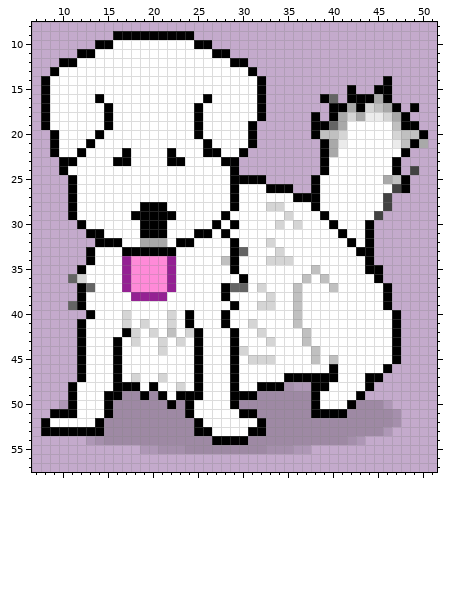
Edited in one commit: pixel-art sprite (img/forest-sit-1.png). This is how it looked before the edit.
The file is 64x64 pixels. Pixels under 10% opacity are left out. Colours within 5 levels of each other are drawn and written as one. Shown: x 7..51, y 8..57.
Now the later version:
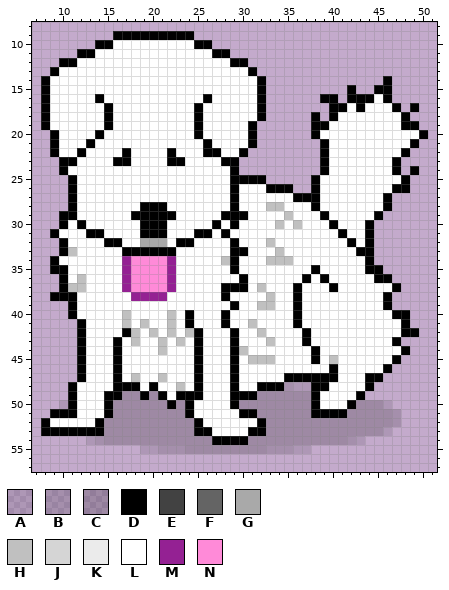
Palette (. is transparent): A #0000001c  B #00000028  C #00000032  D #000000  E #424242  F #646464  G #a9a9a9  H #c0c0c0  J #d5d5d5  K #ebebeb  L #ffffff  M #942193  N #ff8ad8
Log entry: forest walks and pees
Change:
Changed rows in their new state; - is an unchanged pixel.
first column x 9:
16 -------------------------------D----L-----
17 ---------------------------------L-LLL----
18 --------------------------------LLLLLLL---
19 -------------------------------LL-----L---
20 ------------------------------LLL-----LLL-
21 -------------------------------LL-----LL-.
22 -------------------------------L----------
24 ----------------------------------------D-
25 -------------------------------------LL---
26 --------------------------------------D---
27 -------------------------------------D----
28 ------------------------HH-----------D----
29 -D------------------DD----H---------D-----
30 -DL----------------------H-H--------------
31 DLLL--------------------------------------
32 -DLLLL------------------H-----------------
33 -DHLL----------------D---H----------------
34 DLLLL-------------------HHH---------------
35 DDLL-------------------------D------------
36 -DLH------------------------D-D------D----
37 -DHHL---------------DD-H---D---D-----LD---
38 DDDL--------------------H--D--------------
39 --DL-------------------HH--D--------------
40 --DLL---H----H-------------D-----------D--
41 --------H-H--H--------H----D----------LD--
42 ---------H-H---H-------H----D---------LDD-
43 ---------H--H-H---------H---D-------------
44 ------------H--------H-------D--------LD--
45 ----------------------HHH----D------------
47 ---------H--H-----------------------------
48 --------------H---------------------------
Where, in picture pixels (left, top, right, bottom), the same in both pictures:
changed: (230, 94, 428, 364)
changed: (50, 211, 194, 391)
